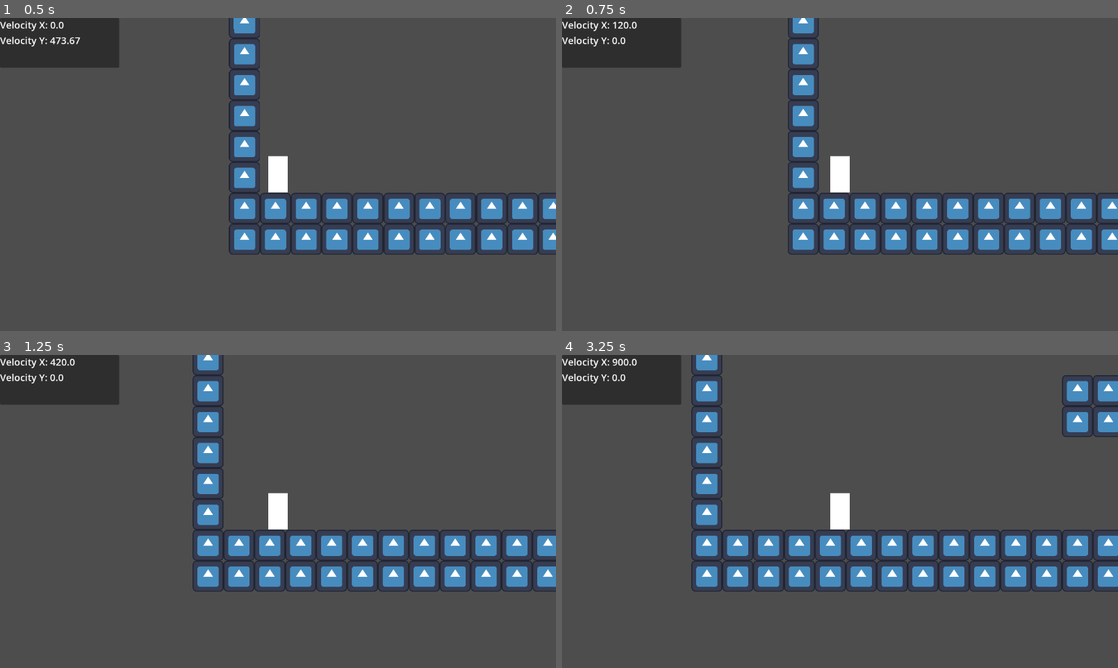
Above: before the commit, frames 1-4 (two rows, left to right).
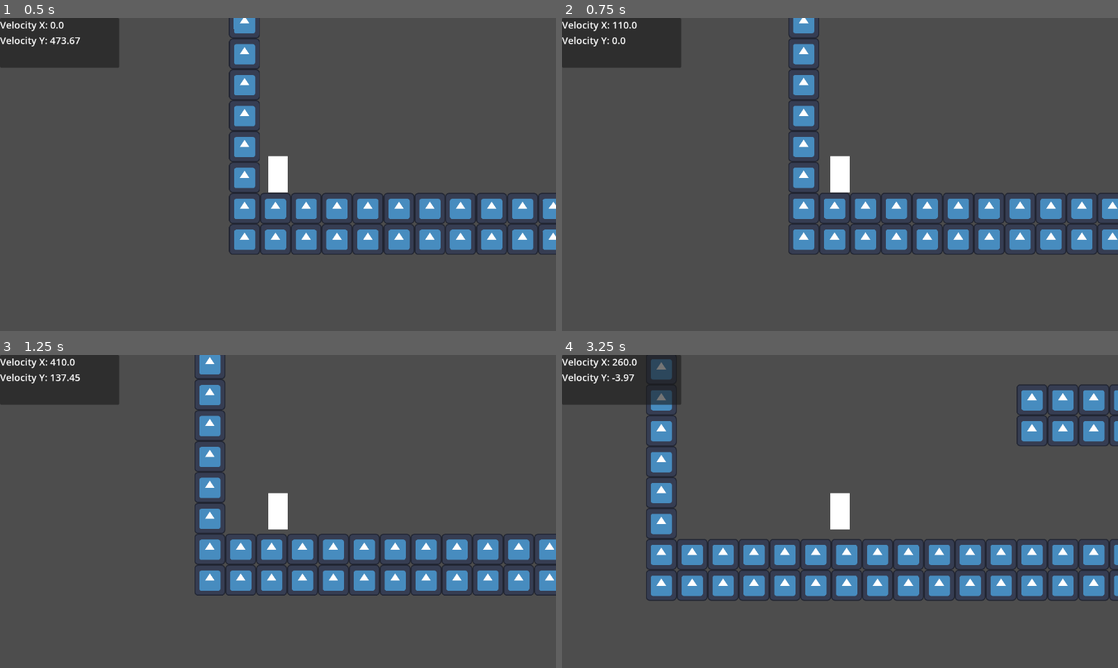
Above: after the commit, the same moments.

Repository: LitheFulminare/movimentos-explosoes-e-particulas
Game: Godot game, scene res://Game scenes/Prototyping.tscn
The game is run twice, just before and just after one commit, with the same random seed, the same clock (stepped at 60 frames per second) and the same inputs. The engine's default icon, where the game draws it, is replaced by a stand-in: a white triangle on a blue panel in a dark square.
Inputs:
- Up to frame 1 (0.5 s): no input
- Up to frame 2 (0.75 s): hold D (Right) from 0.53 s (still down); tap Shift (Dash) at 0.6 s
- Up to frame 3 (1.25 s): keep holding D (Right); tap Space (Jump) at 0.77, 0.8, 1.07 s
- Up to frame 4 (3.25 s): tap Space (Jump) at 1.35, 1.52, 1.82, 2.3, 3.02 s; tap Shift (Dash) at 1.55, 2.1, 3.05 s; release D (Right) at 2.03 s; hold A (Left) 2.03-2.78 s; hold D (Right) from 2.78 s (still down); tap F (Grappling Hook) at 2.85 s

Frame 1 is identical in both runs. In frame 2, 1.1% of the frame differs, in the area x 10-100%, y 0-76%; in frame 3, 8.4%; in frame 4, 19%, in the area x 9-100%, y 0-79%.
Error after the commit: Cannot call method 'start' on a null value. (res://Components/Entity/movement_controller.gd:60)

Commit message:
setup dash

Diff:
--- a/Godot Project/Components/Entity/movement_controller.gd
+++ b/Godot Project/Components/Entity/movement_controller.gd
@@ -3,6 +3,7 @@
 
 @export_group("Components")
 @export var character_body: CharacterBody2D
+@export var dash_window_timer: Timer
 @export var dash_duration_timer: Timer
 @export var dash_cooldown_timer: Timer
 
@@ -42,7 +43,7 @@
 	if !character_body.is_on_floor() && !is_dashing:
 		character_body.velocity += character_body.get_gravity() * delta
 
-	if Input.is_action_just_pressed("Up"):
+	if Input.is_action_just_pressed("Jump"):
 		if character_body.is_on_floor():
 			character_body.velocity.y = -jump_velocity
 			double_jump_active = true
@@ -50,14 +51,20 @@
 			character_body.velocity.y = -jump_velocity
 			double_jump_active = false
 
-	if Input.is_action_just_released("Up"):
+	if Input.is_action_just_released("Jump"):
 		character_body.velocity.y *= jump_release_deceleration
 
-	if PlayerVars.dash_unlocked && Input.is_action_just_pressed("Dash") && !is_dash_on_cooldown:
-		is_dashing = true
-		is_dash_on_cooldown = true
-		maximum_walk_speed = dash_speed
-		dash_duration_timer.start()
+	# dash mechanic
+	if Input.is_action_just_pressed("Right"):
+		# if player presses the movement button again while the window is active, they dash
+		dash_window_timer.start()
+
+	# Old dash logic from Operation Venulysian
+	#if PlayerVars.dash_unlocked && Input.is_action_just_pressed("Dash") && !is_dash_on_cooldown:
+		#is_dashing = true
+		#is_dash_on_cooldown = true
+		#maximum_walk_speed = dash_speed
+		#dash_duration_timer.start()
 
 	var direction: float
 
